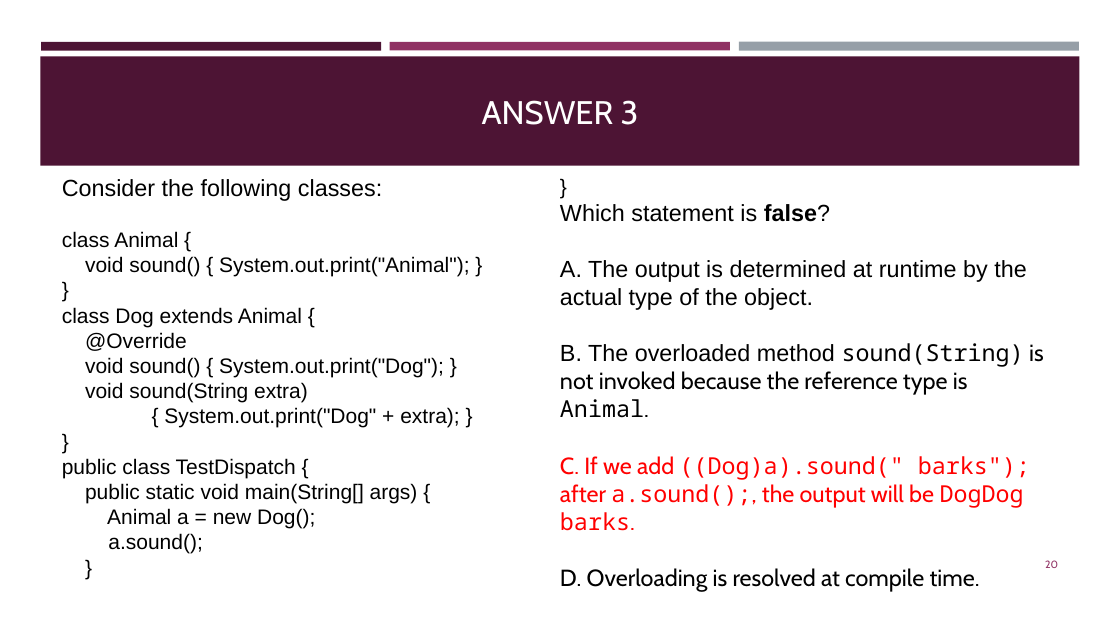
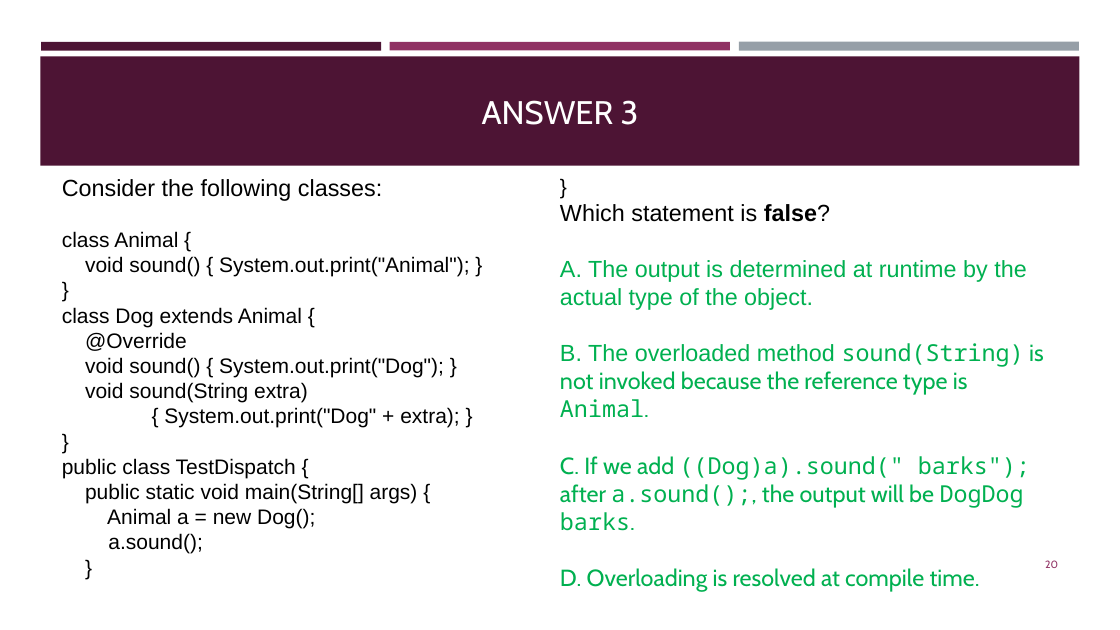
Before and after one commit to AUT-Programming/Java-Programming, a slide deck: slide 20 of Slides/pptx/ch5_inheritance.pptx. Drawn at 1120x630 pixels with LibreOffice and Linux fonts; fonts in the diff are those of the drawing. Boxes give left, top, right and bottom in pixels: in the first picture for what was removed or moved away, otherwise in the second. Text is boxed around its words. In the diff, an @@ line names an element or a change of style, - is before the commit and + after.

```diff
--- a/Slides/pptx/ch5_inheritance.pptx
+++ b/Slides/pptx/ch5_inheritance.pptx
@@ text at (560,260,1044,592): text colour #000000 to #00B050 in "A. The output is determined at runtime ...", "B. The overloaded method sound(String) is not ...", "D. Overloading is resolved at compile time."; text colour #FF0000 to #00B050 in "C. If we add ((Dog)a).sound(" barks"); after ..." @@
```
Also in this commit, not shown: 1 other slide changed, 1 other file.
